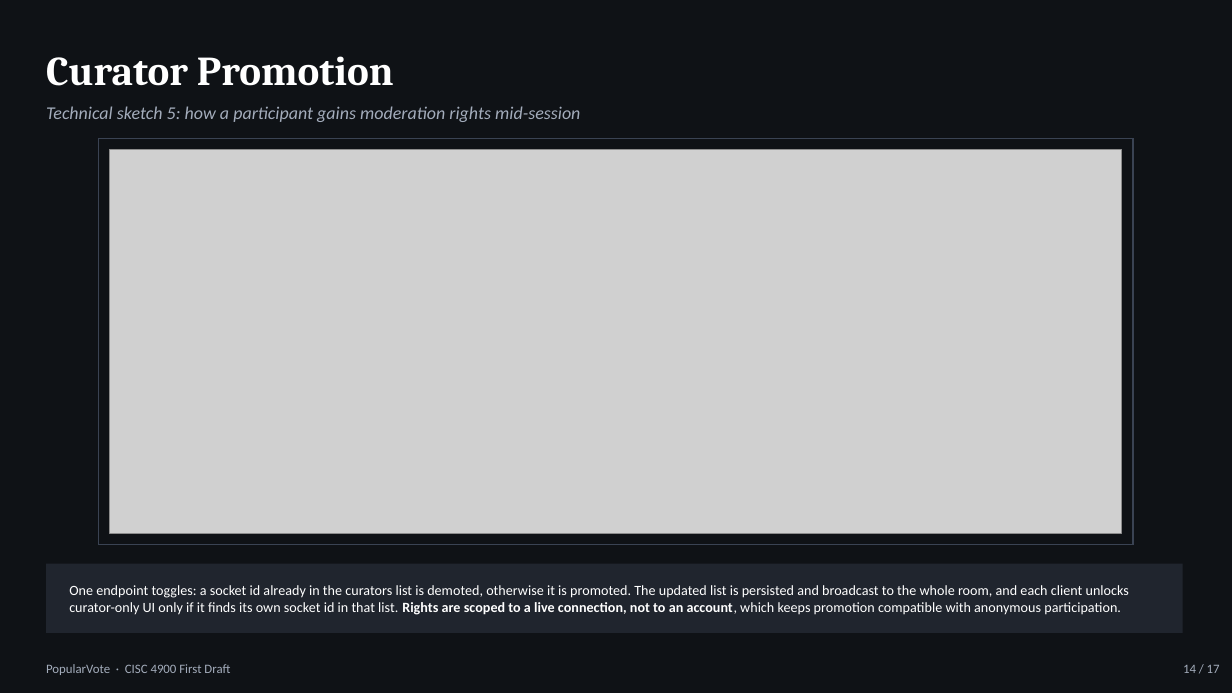
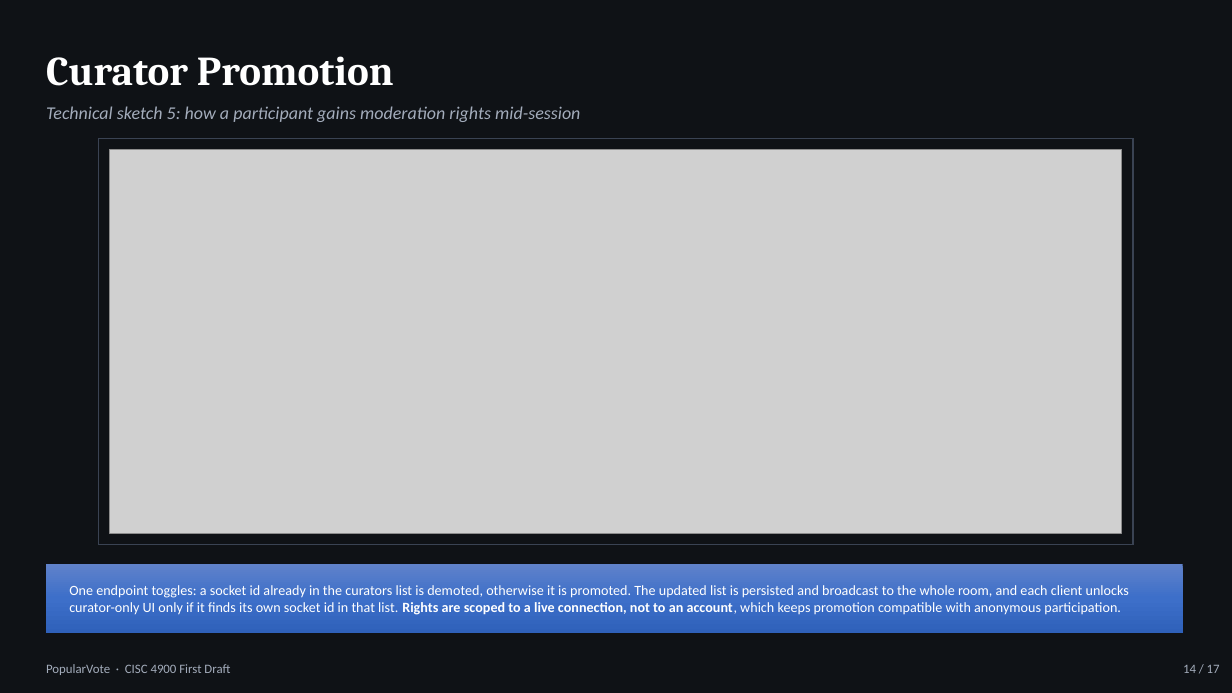
Before and after one commit to Marqed4/Marqed4.github.io, a slide deck: slide 14 of public/documents/CISC-4900_PopularVote_Thirteenth_Draft_Dark.pptx. Drawn at 1232x693 pixels with LibreOffice and Linux fonts; fonts in the diff are those of the drawing; grey boxes stand for pictures. Boxes give left, top, right and bottom in pixels: in the first picture for what was removed or moved away, otherwise in the second. Text is boxed around its words. In the diff, an @@ line names an element or a change of style, - is before the commit and + after.

```diff
--- a/public/documents/CISC-4900_PopularVote_Thirteenth_Draft_Dark.pptx
+++ b/public/documents/CISC-4900_PopularVote_Thirteenth_Draft_Dark.pptx
@@ rectangle at box(46, 564, 1183, 633): fill #20252E to gradient #6183CB to #3E70CA to #3062BB @@
```
Also in this commit, not shown: 13 other slides changed, 10 other files.
